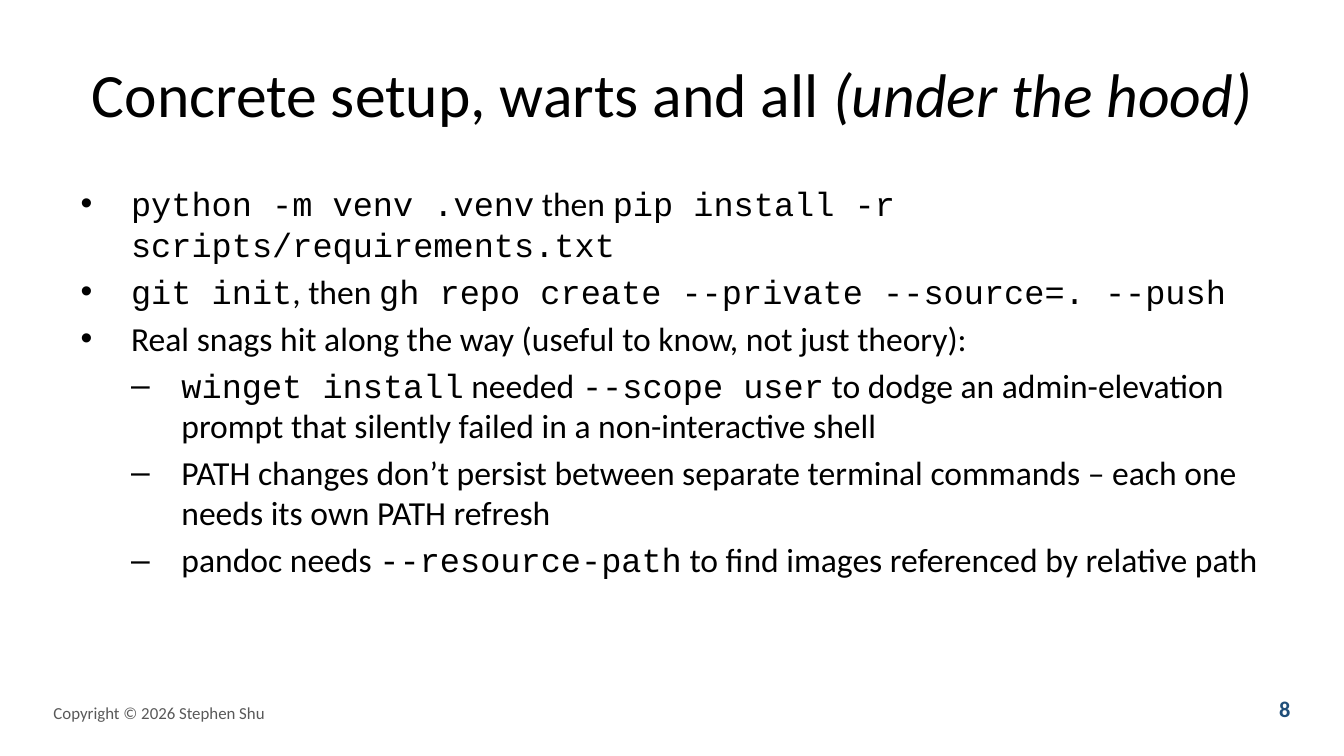
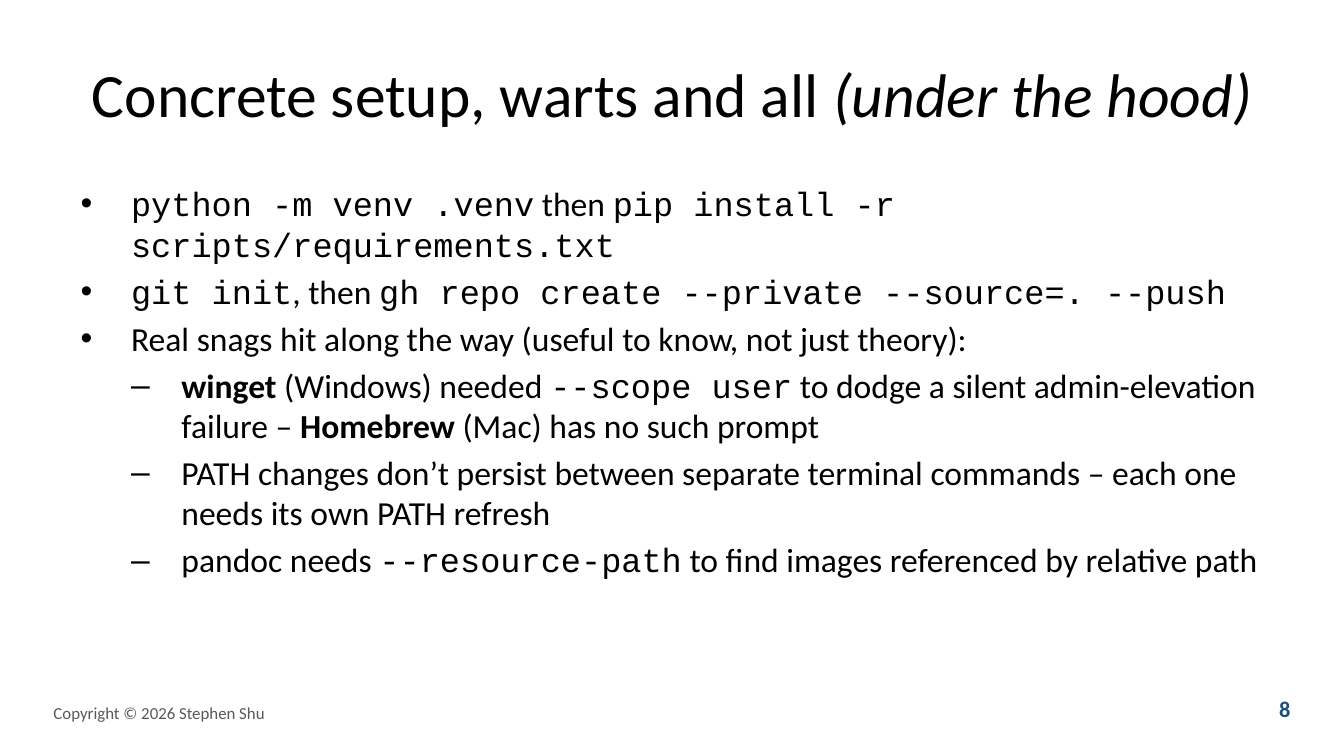
Before and after one commit to prof-stephenshu/behavioral-research-env, a slide deck: slide 8 of presentations/2026-workshop/slides.pptx. Drawn at 1344x756 pixels with LibreOffice and Linux fonts; fonts in the diff are those of the drawing. Boxes give left, top, right and bottom in pixels: in the first picture for what was removed or moved away, otherwise in the second. Text is boxed around its words. In the diff, an @@ line names an element or a change of style, - is before the commit and + after.

```diff
--- a/presentations/2026-workshop/slides.pptx
+++ b/presentations/2026-workshop/slides.pptx
@@ text at [181, 373, 1256, 444]: text changed @@
-  – winget install needed --scope user to dodge an admin-elevation prompt that silently failed in a non-interactive shell
+  – winget (Windows) needed --scope user to dodge a silent admin-elevation failure – Homebrew (Mac) has no such prompt
```
Also in this commit, not shown: 3 other files.
